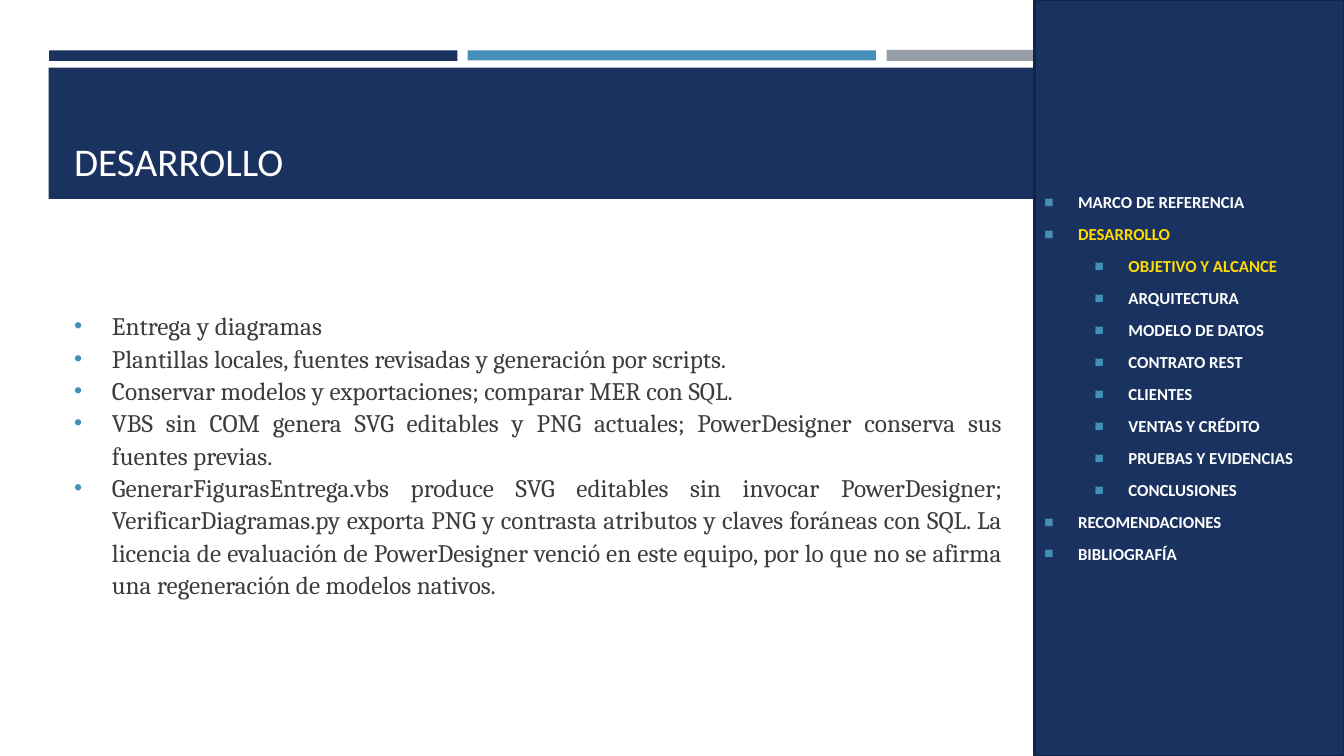
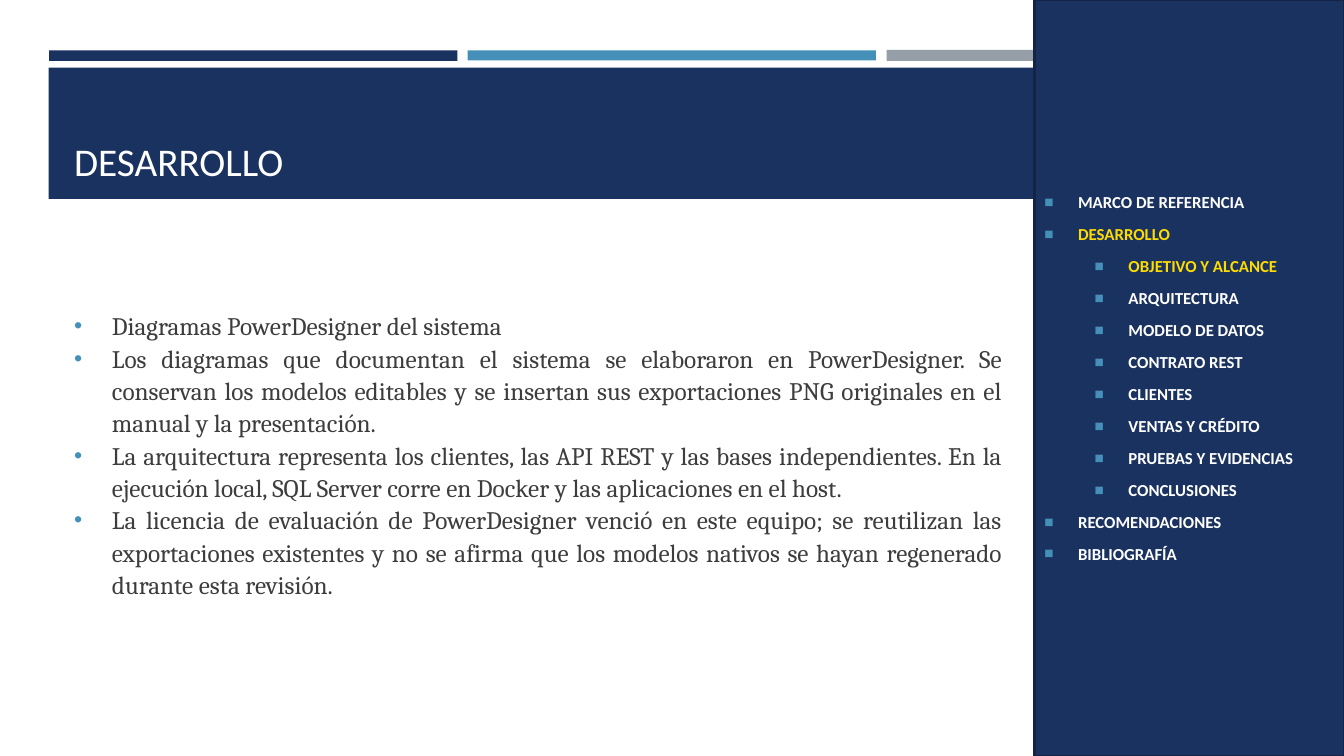
Before and after one commit to gamurigm/examen-arq-1, a slide deck: slide 16 of 05. DOCUMENTACION/02. PRESENTACION/PRESENTACION_CELULAR_BDDLOCAL_RESTFUL_DOTNET_GR09.pptx. Drawn at 1344x756 pixels with LibreOffice and Linux fonts; fonts in the diff are those of the drawing. Boxes give left, top, right and bottom in pixels: in the first picture for what was removed or moved away, otherwise in the second. Text is boxed around its words. In the diff, an @@ line names an element or a change of style, - is before the commit and + after.

Commit message:
docs: restore PowerDesigner diagrams in manual

```diff
--- a/05. DOCUMENTACION/02. PRESENTACION/PRESENTACION_CELULAR_BDDLOCAL_RESTFUL_DOTNET_GR09.pptx
+++ b/05. DOCUMENTACION/02. PRESENTACION/PRESENTACION_CELULAR_BDDLOCAL_RESTFUL_DOTNET_GR09.pptx
@@ text at box(112, 317, 1002, 595): text changed @@
-• Entrega y diagramas
-• Plantillas locales, fuentes revisadas y generación por scripts.
-• Conservar modelos y exportaciones; comparar MER con SQL.
-• VBS sin COM genera SVG editables y PNG actuales; PowerDesigner conserva sus fuentes previas.
-• GenerarFigurasEntrega.vbs produce SVG editables sin invocar PowerDesigner; VerificarDiagramas.py exporta PNG y contrasta atributos y claves foráneas con SQL. La licencia de evaluación de PowerDesigner venció en este equipo, por lo que no se afirma una regeneración de modelos nativos.
+• Diagramas PowerDesigner del sistema
+• Los diagramas que documentan el sistema se elaboraron en PowerDesigner. Se conservan los modelos editables y se insertan sus exportaciones PNG originales en el manual y la presentación.
+• La arquitectura representa los clientes, las API REST y las bases independientes. En la ejecución local, SQL Server corre en Docker y las aplicaciones en el host.
+• La licencia de evaluación de PowerDesigner venció en este equipo; se reutilizan las exportaciones existentes y no se afirma que los modelos nativos se hayan regenerado durante esta revisión.
```
Also in this commit, not shown: 32 other slides changed, 3 slides added, 11 other files.
